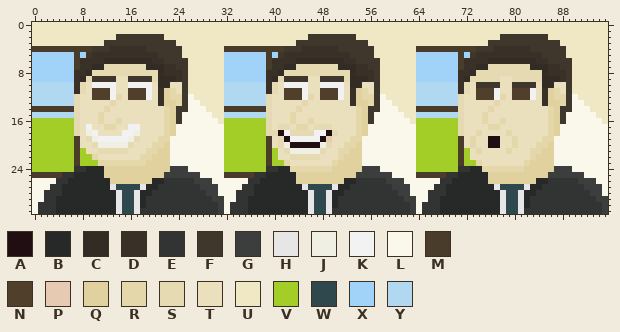
A sprite sheet gets an edit: 1GAM/Mar18-Persistence/LoggerGame/Assets/Art/Sprites/Characters/Adam talking.png. Above: the version before the commit.
The file is 96x32 pixels.
Palette (. is transparent): A #200e12  B #272828  C #332c24  D #393128  E #323434  F #3f362c  G #3c3e3e  H #e6e6e6  J #f0efe4  K #f2f2f2  L #faf7eb  M #493c2b  N #4f3f2b  P #e6cbb2  Q #e0d19e  R #e4d7aa  S #e6dab2  T #eae0be  U #f0e8c4  V #a3ce27  W #2f484e  X #a1d2f7  Y #b1d8f1
Pixels before, first column x 0:
 0 UUUUUUUUUUUUUUUUUUUUUUUUUUUUUUUUUUUUUUUUUUUUUUUUUUUUUUUUUUUUUUUUUUUUUUUUUUUUUUUUUUUUUUUUUUUUUUUU
 1 UUUUUUUUUUUUUUUUUUUUUUUUUUUUUUUUUUUUUUUUUUUUUUUUUUUUUUUUUUUUUUUUUUUUUUUUUUUUUUUUUUUUUUUUUUUUUUUU
 2 UUUUUUUUUUUUUUFFFFFFFFUUUUUUUUUUUUUUUUUUUUUUUUFFFFFFFFUUUUUUUUUUUUUUUUUUUUUUUUFFFFFFFFUUUUUUUUUU
 3 UUUUUUUUUUUUFFFFFFFFFFFFUUUUUUUUUUUUUUUUUUUUFFFFFFFFFFFFUUUUUUUUUUUUUUUUUUUUFFFFFFFFFFFFUUUUUUUU
 4 MMMMMMMMMMFFFDDDDDDFFFFFFUUUUUUUMMMMMMMMMMFFFDDDDDDFFFFFFUUUUUUUMMMMMMMMMMFFFDDDDDDFFFFFFUUUUUUU
 5 XXXXXXXMXFDDDDDDDDDDDFFFFUUUUUUUXXXXXXXMXFDDDDDDDDDDDFFFFUUUUUUUXXXXXXXMXFDDDDDDDDDDDFFFFUUUUUUU
 6 XXXXXXXMDDDDCCCCCCCCDDFFFFUUUUUUXXXXXXXMDDDDCCCCCCCCDDFFFFUUUUUUXXXXXXXMDDDDCCCCCCCCDDFFFFUUUUUU
 7 XXXXXXXMDDCCSSSSSSSCCCDDFFUUUUUUXXXXXXXMDDCCSSSSSSSCCCDDFFUUUUUUXXXXXXXMDDCCSSSSSSSCCCDDFFUUUUUU
 8 XXXXXXXDDCSSSSSSSSSSSCDDDFUUUUUUXXXXXXXDDCSSSSSSSSSSSCDDDFUUUUUUXXXXXXXDDCSSSSSSSSSSSCDDDFUUUUUU
 9 XXXXXXXDCSFFFFTTFFFFSCCCDFUUUUUUXXXXXXXDCSFFFFTTFFFFSCCCDFUUUUUUXXXXXXXDCSSSSSTTSSSSSCCCDFUUUUUU
10 YYYYYYYDSTKKKKTTKKKKTCCTTFUUUUUUYYYYYYYDSTKKKKTTKKKKTCCTTFUUUUUUYYYYYYYDSTFFFFTTFFFFTCCTTFUUUUUU
11 YYYYYYYDSTNNNKTTNNNKTDQRTFUUUUUUYYYYYYYDSTNNNKTTNNNKTDQRTFUUUUUUYYYYYYYDSTNNNKTTNNNKTDQRTFUUUUUU
12 YYYYYYYSTTNNNKRTNNNKTDQRRFLUUUUUYYYYYYYSTTNNNKRTNNNKTDQRRFLUUUUUYYYYYYYSTTNNNKRTNNNKTDQRRFLUUUUU
13 YYYYYYYSTTTTTRTTTTTTTDQQRFLLUUUUYYYYYYYSTTTTTRTTTTTTTDQQRFLLUUUUYYYYYYYSTTTTTRTTTTTTTDQQRFLLUUUU
14 MMMMMMMSTTTTRTTTTTTTTTRQFFLLLUUUMMMMMMMSTTTTRTTTTTTTTTRQFFLLLUUUMMMMMMMSTTTTRTTTTTTTTTRQFFLLLUUU
15 YYYYYYYSTTTRTTTTTTTTTTRQFLLLLLUUYYYYYYYSTTTRTTTTTTTTTTRQFLLLLLUUYYYYYYYSTTTRTTTTTTTTTTRQFLLLLLUU
16 VVVVVVVSTTTRTTRTTTTTTTRQFLLLLLLUVVVVVVVSTTTRTTRTTTTTTTRQFLLLLLLUVVVVVVVSTTTRTTRTTTTTTTRQFLLLLLLU
17 VVVVVVVSTKTTRRTTKKTTTTRQLLLLLLLLVVVVVVVSTSSTRRTSSSTTTTRQLLLLLLLLVVVVVVVSTTTTRRTTTTTTTTRQLLLLLLLL
18 VVVVVVVSTJKTTTTKKJTTTTRQLLLLLLLLVVVVVVVSSAKSSSSKKASTTTRQLLLLLLLLVVVVVVVSTTRTTTTRTTTTTTRQLLLLLLLL
19 VVVVVVVMTSJKKKKKJSTTTRRLLLLLLLLLVVVVVVVMTSAKKKKKAPTTTRRLLLLLLLLLVVVVVVVMTRTTAATTRTTTTRRLLLLLLLLL
20 VVVVVVVMTTSJJJJJSTTTRRQLLLLLLLLLVVVVVVVMTSJAAAAAJSTTRRQLLLLLLLLLVVVVVVVMTRTTAATTRTTTRRQLLLLLLLLL
21 VVVVVVVMVTTSSSSSTTTRRQQLLLLLLLLLVVVVVVVMVTSJJJJJSTTRRQQLLLLLLLLLVVVVVVVMVTRTTTTRTTTRRQQLLLLLLLLL
22 VVVVVVVMVVRTTTTTTTRRQQQLLLLLLLLLVVVVVVVMVTTSSSSSTTTRQQQLLLLLLLLLVVVVVVVMVTTTTTTTTTTRQQQLLLLLLLLL
23 VVVVVVVMVVVRRRRRRRRQQQQLLLLLLLLLVVVVVVVMVVRTTTTTTTRQQQQLLLLLLLLLVVVVVVVMVVRTTTTTTTRQQQQLLLLLLLLL
24 VVVVVVVEEBBBQQQQQQQQQQQGGGLLLLLLVVVVVVVEEBBRRRRRRRQQQQQGGGLLLLLLVVVVVVVEEBBRRRRRRRQQQQQGGGLLLLLL
25 MMMMMEEBBBBBQQQQQQQQQQGGGGGGLLLLMMMMMEEBBBBBQQQQQQQQQQGGGGGGLLLLMMMMMEEBBBBBQQQQQQQQQQGGGGGGLLLL
26 LLLLEEBBBBBBBQQQQQQQBBEEEEEGGGLLLLLLEEBBBBBBQQQQQQQQBBEEEEEGGGLLLLLLEEBBBBBBQQQQQQQQBBEEEEEGGGLL
27 LLLEEBBBBBBBBHWWWWHBBEEEEEEEGGGLLLLEEBBBBBBBBHWWWWHBBEEEEEEEGGGLLLLEEBBBBBBBBHWWWWHBBEEEEEEEGGGL
28 LLEEEBBBBBBBBBHWWHBBEEEEEEEEEGGLLLEEEBBBBBBBBBHWWHBBEEEEEEEEEGGLLLEEEBBBBBBBBBHWWHBBEEEEEEEEEGGL
29 LLEEBBBBBBBBBBHWWHBEEEEEEEEEEEGGLLEEBBBBBBBBBBHWWHBEEEEEEEEEEEGGLLEEBBBBBBBBBBHWWHBEEEEEEEEEEEGG
30 LEEEBBBBBBBBBBHWWHBEEEEEEEEEEEEGLEEEBBBBBBBBBBHWWHBEEEEEEEEEEEEGLEEEBBBBBBBBBBHWWHBEEEEEEEEEEEEG
31 LEEEBBBBBBBBBBHWWHEEEEEEEEEEEEEGLEEEBBBBBBBBBBHWWHEEEEEEEEEEEEEGLEEEBBBBBBBBBBHWWHEEEEEEEEEEEEEG
Once edited:
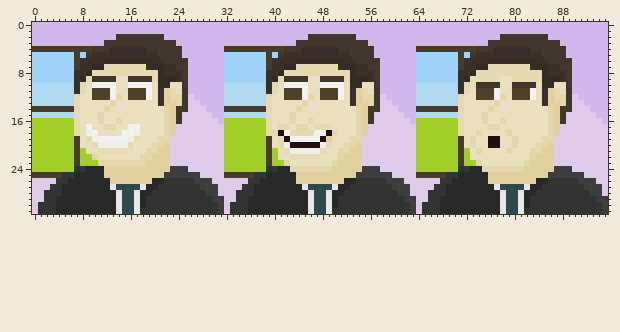
Changes in this commit:
Colour L changes from #faf7eb to #dfcbe9.
Colour U changes from #f0e8c4 to #d1b8ec.
